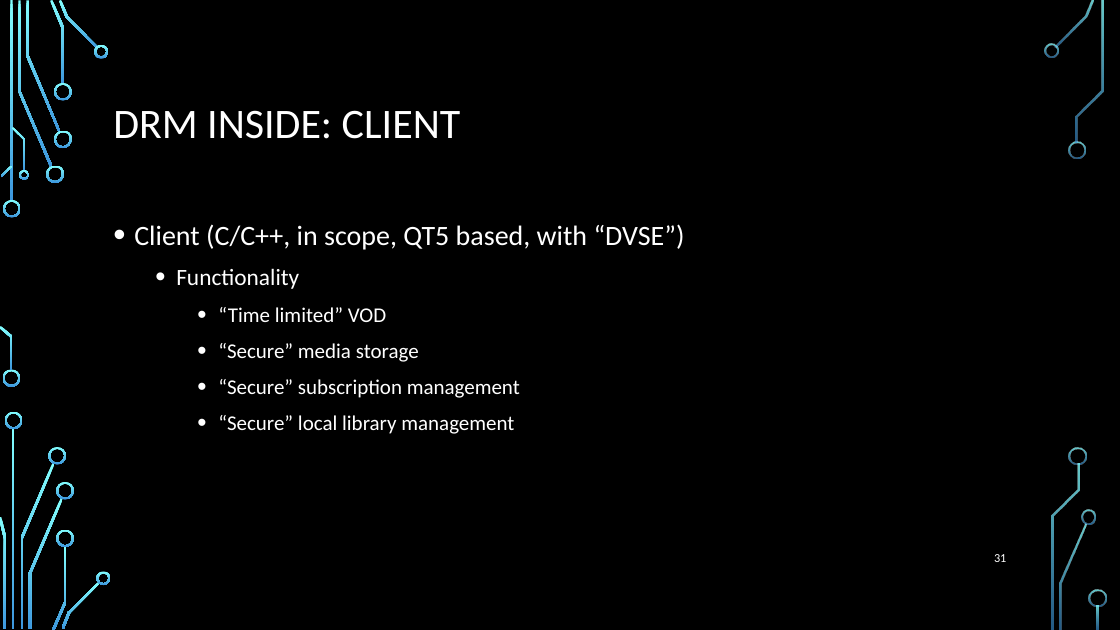
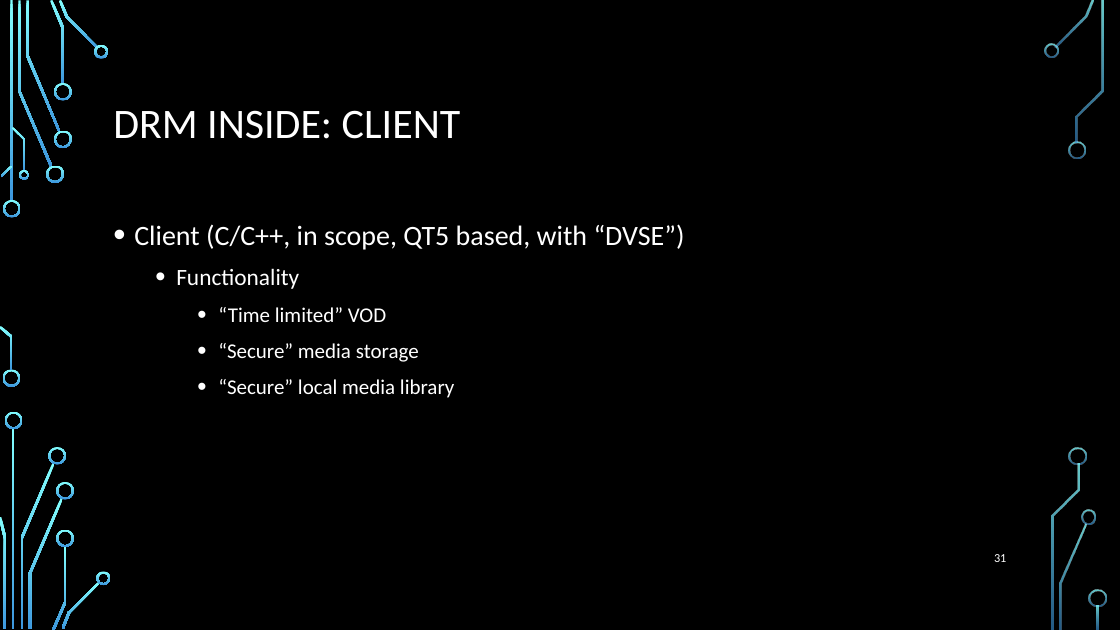
Before and after one commit to wireshrink/RECONMTL-2017, a slide deck: slide 31 of docs/SGX Enclave Programming - Common Mistakes.pptx. Drawn at 1120x630 pixels with LibreOffice and Linux fonts; fonts in the diff are those of the drawing; background and template pictures are left out. Boxes give left, top, right and bottom in pixels: in the first picture for what was removed or moved away, otherwise in the second. Text is boxed around its words. In the diff, an @@ line names an element or a change of style, - is before the commit and + after.

```diff
--- a/docs/SGX Enclave Programming - Common Mistakes.pptx
+++ b/docs/SGX Enclave Programming - Common Mistakes.pptx
@@ text at (x1=218, y1=379, x2=454, y2=398): text changed @@
-    • “Secure” subscription management
-    • “Secure” local library management
+    • “Secure” local media library
```
Also in this commit, not shown: 5 other slides changed, 8 other files.
